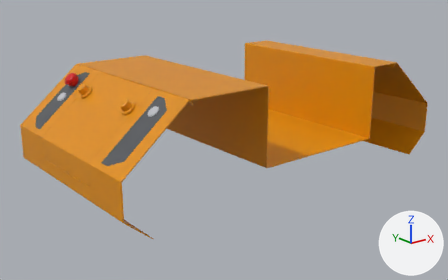
A saved change to the COLLADA model extras/src/husky_extras_description/meshes/a200_top_chassis.dae.
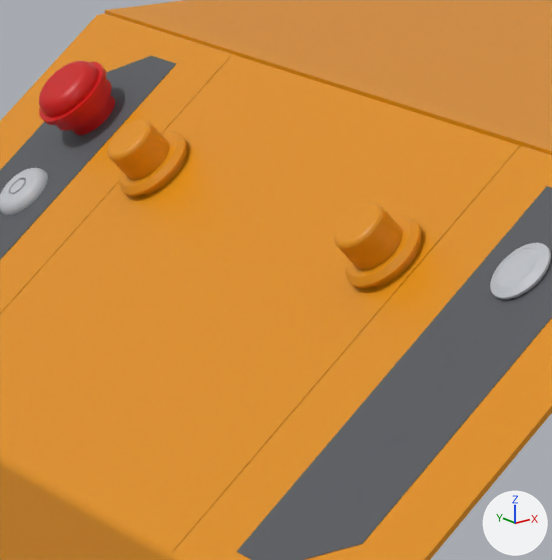
Each version is shown whole from a camera (50 mm lens) standing at (-0.844, -1.009, 0.463) and looking at (-0.033, 0.005, 0.058), then close up on the part from 13% to 35% of the width and 22% to 59% of the height. Arrows for +X, +Y and +Z are at lower right; the lights stay in place. The first two pictures are the older version.

Names of what the first close-up shows: 'chassis', 'emergency_stop', 'key_lock', 'panel_left', 'panel_right', 'power_button'.
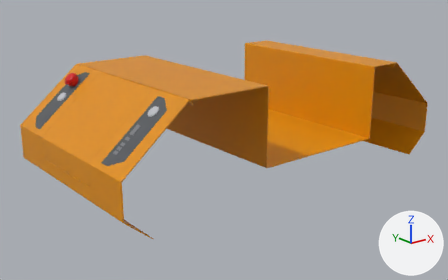
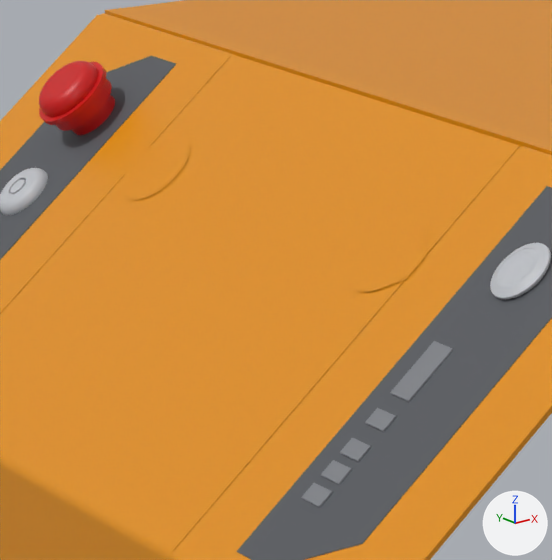
Patch to the scene script:
```diff
--- a/extras/src/husky_extras_description/meshes/a200_top_chassis.dae.py
+++ b/extras/src/husky_extras_description/meshes/a200_top_chassis.dae.py
@@ mat_status_leds @@
 mat_status_leds = principled_material('status_leds')
-mat_status_leds.base_color = (0.00232, 0.00232, 0.00232)  # black #080808
+mat_status_leds.base_color = (0.214, 0.223, 0.243)  # grey #7f8287
 mat_status_leds.roughness = 0.47
@@ me_chassis @@
 # used by ob_chassis; location = (0.0, 0.0, 0.0)
-me_chassis.from_pydata(...)  # 3575 vertices, 7086 faces; spans x -0.406..0.406, y -0.207..0.207, z -0.002..0.224
+me_chassis.from_pydata(...)  # 1842 vertices, 3485 faces; spans x -0.406..0.406, y -0.207..0.207, z -0.002..0.224
+# me_chassis part 1: a new loose piece of 71 vertices spanning x -0.326..-0.304, y 0.066..0.098, z 0.181..0.2, in mat_chassis (orange #e29000)
+# me_chassis part 2: a new loose piece of 70 vertices spanning x -0.326..-0.304, y -0.098..-0.066, z 0.181..0.2, in mat_chassis (orange #e29000)
+# me_chassis part 3: the loose piece of 937 vertices spanning x -0.332..-0.284, y -0.098..-0.066, z 0.156..0.209 is deleted
+# me_chassis part 4: the loose piece of 937 vertices spanning x -0.332..-0.284, y 0.066..0.098, z 0.156..0.209 is deleted
 me_chassis.materials.append(mat_chassis)
@@ me_status_leds @@
 # used by ob_status_leds; location = (0.0, 0.0, 0.0)
-me_status_leds.from_pydata(...)  # 68 vertices, 76 faces; spans x -0.3791..-0.3297, y -0.1455..-0.1345, z 0.1349..0.1767
+me_status_leds.from_pydata(...)  # 40 vertices, 60 faces; spans x -0.3796..-0.3308, y -0.1455..-0.1345, z 0.1363..0.1773
+# me_status_leds part 5: the whole mesh is rebuilt
 me_status_leds.materials.append(mat_status_leds)
```

Location of each change, [x1, y1, x2, y2] in pixels of the close-ups (552 x 560 px):
'status_leds', recoloured, reshaped (not visible before): after [301, 341, 454, 507]
part 1 of me_chassis, added (orange): after [125, 138, 190, 200]
part 2 of me_chassis, added (orange): after [351, 223, 426, 292]
part 3 of me_chassis, deleted (orange): before [334, 203, 421, 288]
part 4 of me_chassis, deleted (orange): before [108, 119, 187, 196]
